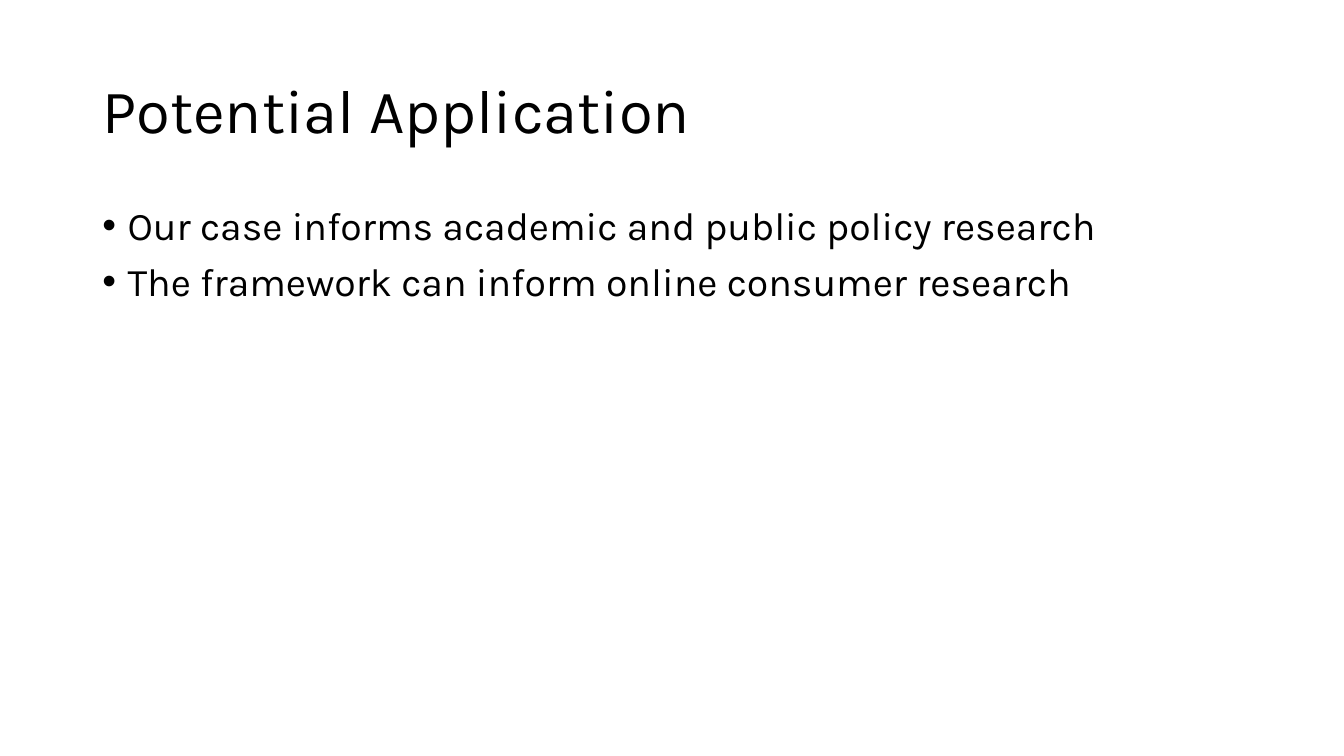
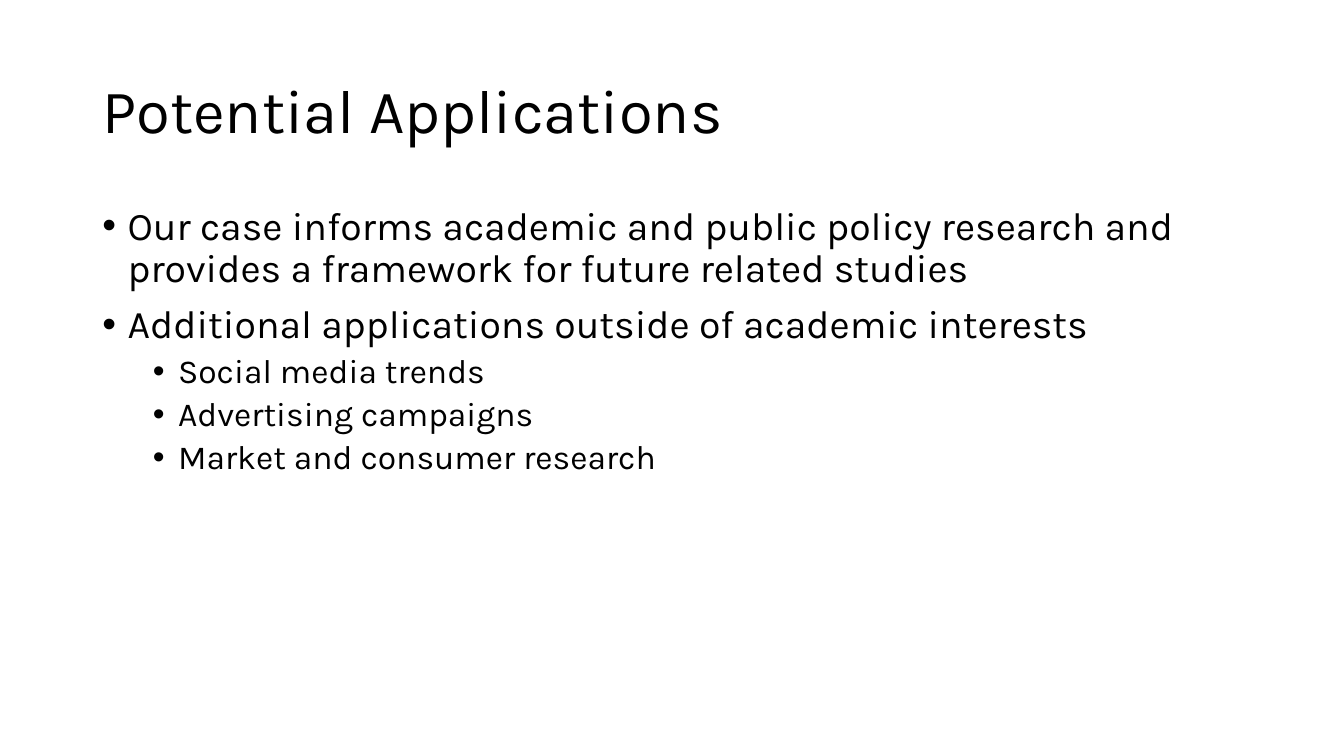
Before and after one commit to anjungbae/erdos-rhetorics, a slide deck: slide 8 of erdos_rev.pptx. Drawn at 1344x756 pixels with LibreOffice and Linux fonts; fonts in the diff are those of the drawing. Boxes give left, top, right and bottom in pixels: in the first picture for what was removed or moved away, otherwise in the second. Text is boxed around its words. In the diff, an @@ line names an element or a change of style, - is before the commit and + after.

```diff
--- a/erdos_rev.pptx
+++ b/erdos_rev.pptx
@@ title at box(102, 90, 722, 148): text changed @@
-Potential Application
+Potential Applications
@@ text at box(128, 213, 1173, 470): text changed @@
-• Our case informs academic and public policy research
-• The framework can inform online consumer research
+• Our case informs academic and public policy research and provides a framework for future related studies
+• Additional applications outside of academic interests
+  • Social media trends
+  • Advertising campaigns
+  • Market and consumer research
```
Also in this commit, not shown: 2 other slides changed.
